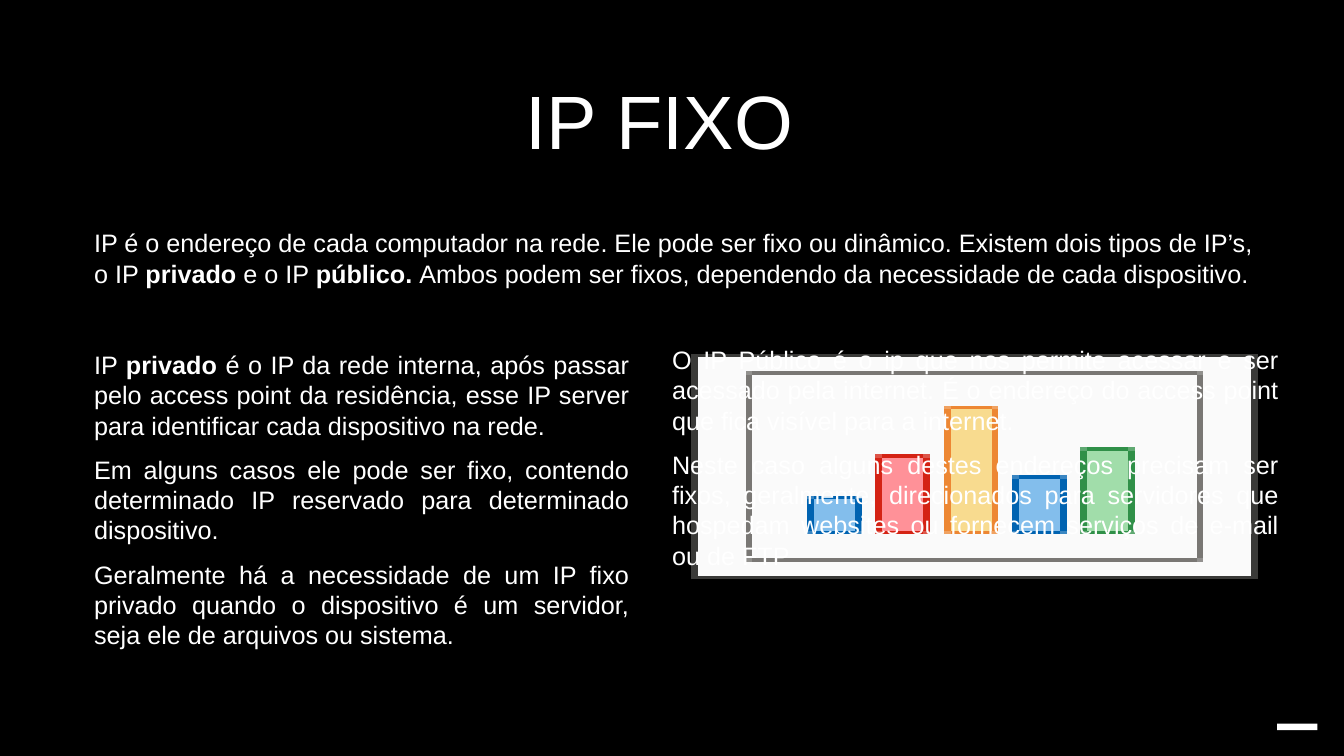
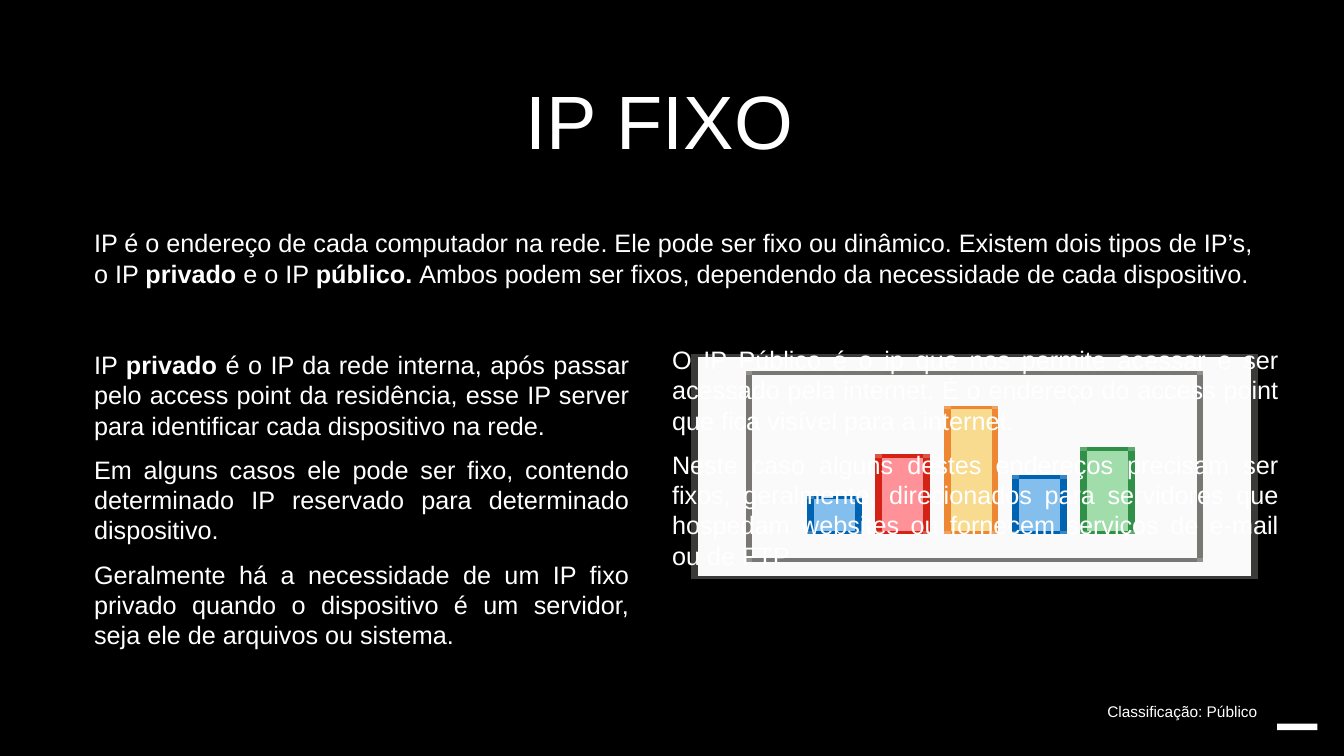
Before and after one commit to IHBuzatto/Atividades, a slide deck: slide 3 of Luiz e Igor.pptx. Drawn at 1344x756 pixels with LibreOffice and Linux fonts; fonts in the diff are those of the drawing; background and template pictures are left out. Boxes give left, top, right and bottom in pixels: in the first picture for what was removed or moved away, otherwise in the second. Text is boxed around its words. In the diff, an @@ line names an element or a change of style, - is before the commit and + after.

```diff
--- a/Luiz e Igor.pptx
+++ b/Luiz e Igor.pptx
@@ text added at [1107, 705, 1258, 720], 11 pt, text #FFFFFF @@
+Classificação: Público
```
Also in this commit, not shown: 4 other slides changed, 1 slide added, 1 slide removed, 1 other file.
